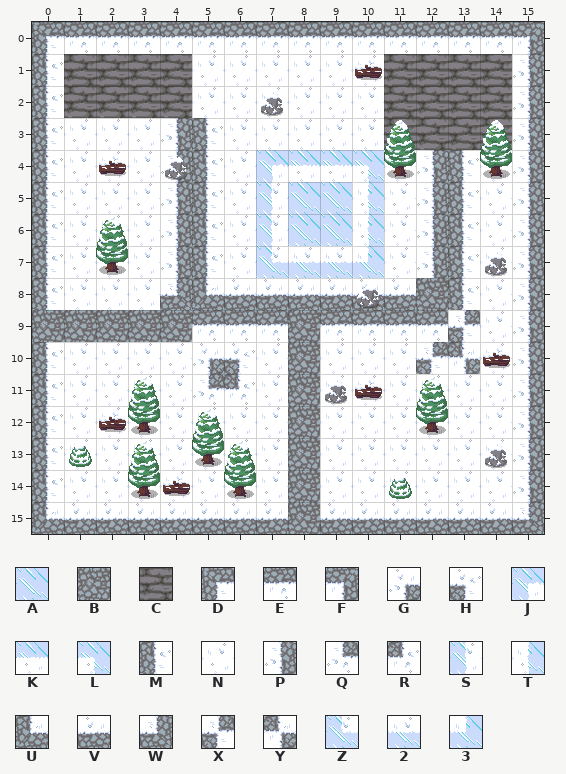
Tiled map (JSON): src/assets/maps/snow_map.json. That is the earlier state.
Cells are 32x32 px. Shown: x 0..15, y 0..15.
Key: from "IceTileset": A 41, B 42, C 43, D 60, E 61, F 62, G 63, H 64, J 65, K 66, L 67, M 80, N 81, P 82, Q 83, R 84, S 85, T 87, U 100, V 101, W 102, X 103, Y 104, Z 105, 2 106, 3 107.
_ is an empty cell.
Layers that did not change in this view are not listed.
Layer "Tile Layer 1" before, first column x 0:
 0 DEEEEEEEEEEEEEEF
 1 MCCCCNNNNNNCCCCP
 2 MCCCCNNNNNNCCCCP
 3 MNNNPMNNNNNCCCCP
 4 MNNNPMNJKKLNPMNP
 5 MNNNPMNSAATNPMNP
 6 MNNNPMNSAATNPMNP
 7 MNNNPMNZ223NPMNP
 8 MNNNWUVVVVVVBMNP
 9 BBBBBEEEBEEEEXNP
10 MNNNNGHNBNNNXYNP
11 MNNNNQRNBNNNNNNP
12 MNNNNNNNBNNNNNNP
13 MNNNNNNNBNNNNNNP
14 MNNNNNNNBNNNNNNP
15 UVVVVVVVBVVVVVVW
After the commit:
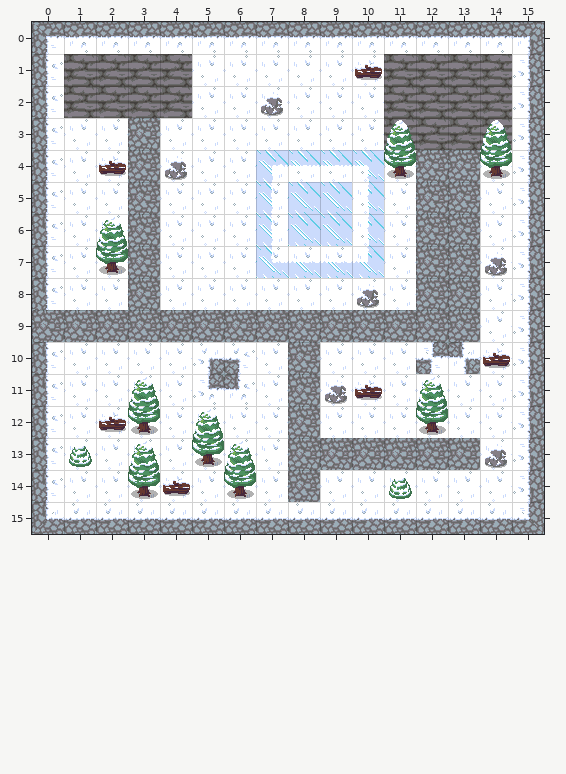
The exact change:
Layer "Tile Layer 1":
y 3: x 3..5 NPM -> BNN
y 4..7: x 3..5 NPM -> BNN; x 12..13 PM -> BB
y 8: x 3..11 NWUVVVVVV -> BNNNNNNNN; x 13 M -> B
y 9: x 5..7 EEE -> BBB; x 9..13 EEEEX -> BBBBB
y 13: x 9..13 NNNNN -> BBBBB
y 15: x 8 B -> V
Boxes around the changes in both pictures, in picture pixels (x1, y1, x2, y2):
changed: (128, 118, 480, 342)
changed: (320, 438, 480, 470)
changed: (288, 502, 320, 534)
